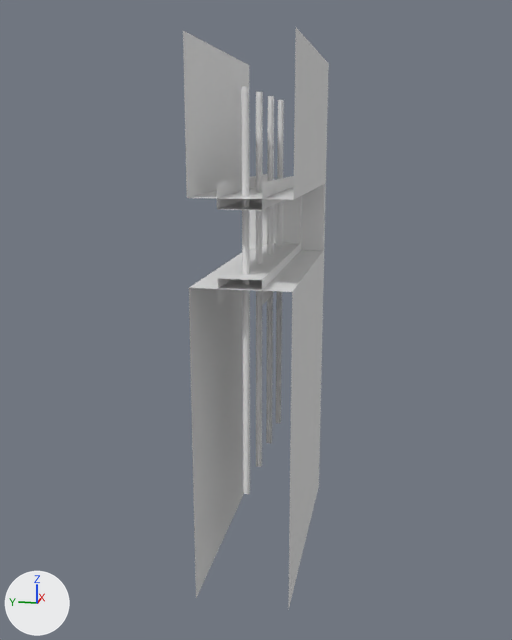
The FBX model MajikShowdown/Assets/FBX/Map/Factory/FactoryWalls/FabricRectangularWindowBaseR.fbx as it was, and as the next commit left it.
One viewpoint serves both versions: a 50 mm camera at (-11.27, -3.41, 8.27) aimed at (2.42, -0.67, 4.85). Lighting does not change. The marker at lower left points along +X, +Y and +Z. The picture after the commit comes second. Where no turn or scale is listed for an object, it has been applied to the vertices.

Before the edit, the objects in view are built like this:
```python
me_fabricrectangularwindowbaser = bpy.data.meshes.new('FabricRectangularWindowBaseR')
me_fabricrectangularwindowbaser.from_pydata(...)  # 72 vertices, 38 faces; spans x 0.0..5.0, y -1.76..0.0, z 0.0..10.0
# faces by material slot: [22, 16]
me_fabricrectangularwindowbaser.materials.append(mat_fabricrectangularwindowbasermat)  # white #e7e7e7
me_fabricrectangularwindowbaser.materials.append(mat_fabricenormouswindowmat)  # white #e7e7e7
ob_fabricrectangularwindowbaser = bpy.data.objects.new('FabricRectangularWindowBaseR', me_fabricrectangularwindowbaser)
ob_fabricrectangularwindowbaser.location = (0.0, 0.0, 0.0)
```
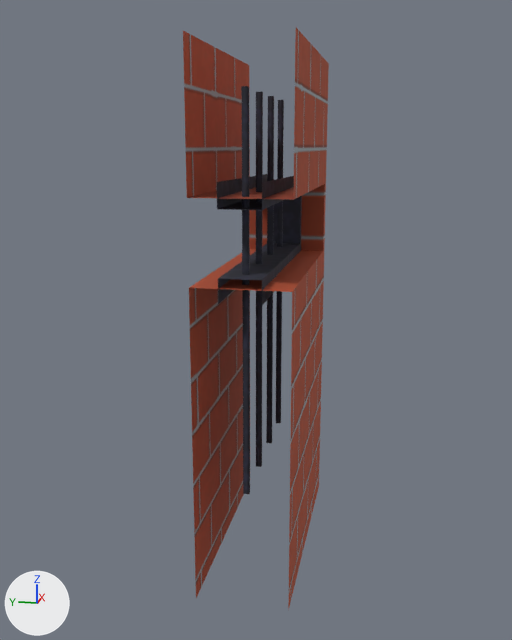
The newer file is also turned or shifted as a whole; pictures and numbers use the older file's frame.

Pixel boxes [x1, y1, x2, y2] of what changed, in the pictures (512 x 640 px):
part 1 of me_fabricrectangularwindowbaser, recoloured (white to brown): [183, 28, 329, 610] in both
part 2 of me_fabricrectangularwindowbaser, recoloured (white to black): [241, 86, 284, 494] in both

The change, as a list of edits to the scene's bpy script:
```text
Add img_wallsa_png:
    img_wallsa_png = load_image('WallsA.png', 'WallsA.png', 2048, 2048, 'sRGB')
Add mat_factorywallsmat:
    mat_factorywallsmat = principled_material('FactoryWallsMat')
    mat_factorywallsmat.texture = img_wallsa_png
    mat_factorywallsmat.roughness = 0.815
Change me_fabricrectangularwindowbaser:
    where me_fabricrectangularwindowbaser.from_pydata(...)  # 72 vertices, 38 faces; spans x 0.0..5.0, y -1.76..0.0, z 0.0..10.0
    used by ob_fabricrectangularwindowbaser; location = (0.0, 0.0, 0.0)
    me_fabricrectangularwindowbaser part 1: all 22 faces that had it switch from mat_fabricrectangularwindowbasermat (white #e7e7e7) to mat_factorywallsmat (picture img_wallsa_png)
    me_fabricrectangularwindowbaser part 2: all 16 faces that had it switch from mat_fabricenormouswindowmat (white #e7e7e7) to mat_factorywallsmat (picture img_wallsa_png)
```
